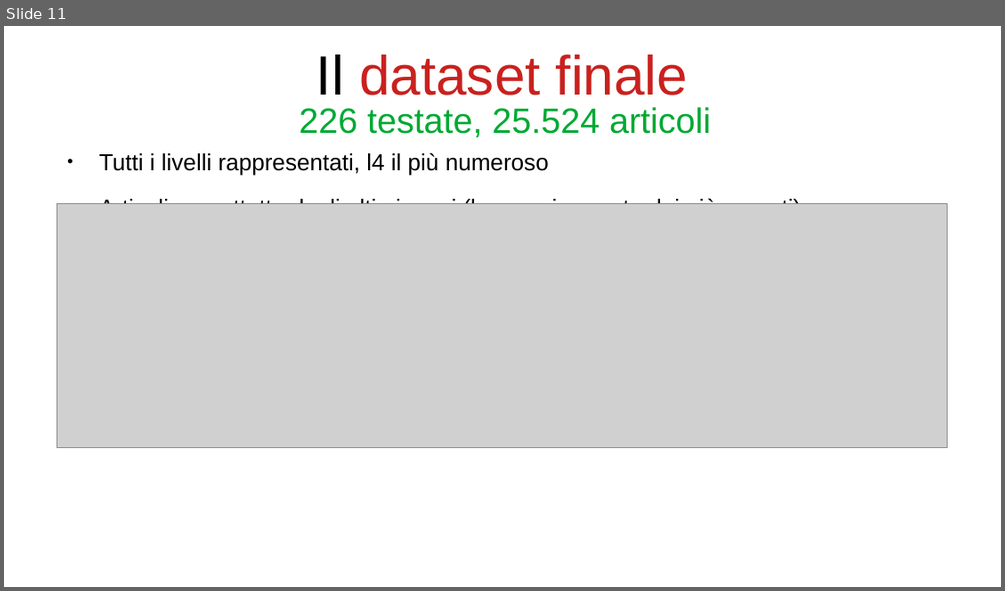
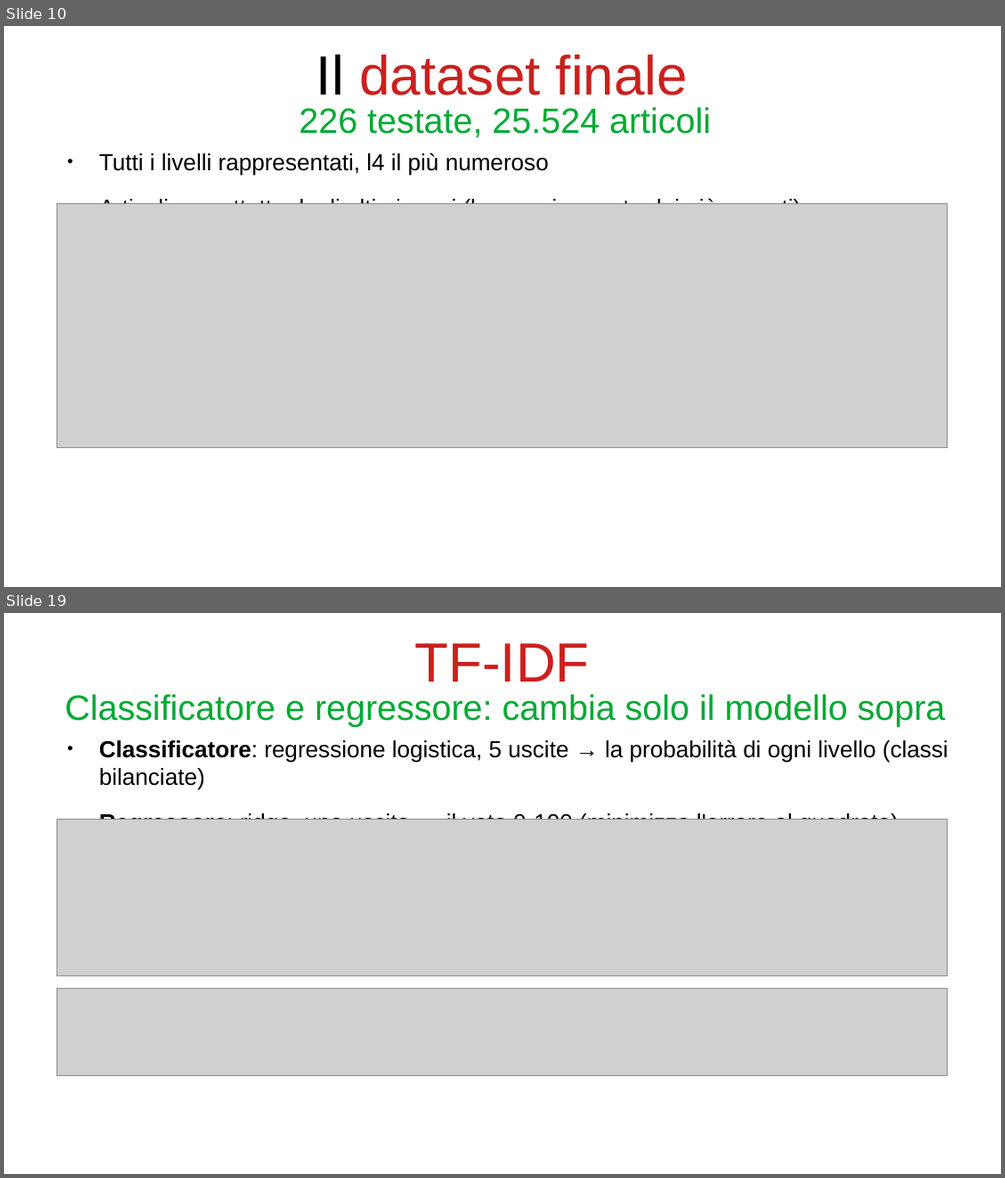
Before and after one commit to bianchi-john/PublisherClassification, a slide deck: Presentazioni/Stato finale/FinalState.odp. Shown one above the other, each under a label of ours: slide 11 before the commit, slides 10 and 19 after it; the slides between them are not shown. The pictures are 1005x591 and 1005x1178 pixels, drawn with LibreOffice and Linux fonts; fonts in the diff are those of the drawing; grey boxes stand for pictures. Boxes give left, top, right and bottom in pixels: in the first picture for what was removed or moved away, otherwise in the second. Text is boxed around its words. In the diff, an @@ line names an element or a change of style, - is before the commit and + after.

```diff
--- a/Presentazioni/Stato finale/FinalState.odp
+++ b/Presentazioni/Stato finale/FinalState.odp
@@ slide 19 added at (x1=4, y1=613, x2=1001, y2=1174), background #FFFFFF @@
@@ title added at (x1=415, y1=643, x2=590, y2=682), 44 pt, text #C9211E @@
+TF-IDF
@@ title added at (x1=65, y1=694, x2=946, y2=727), 28 pt, text #00A933 @@
+Classificatore e regressore: cambia solo il modello sopra
@@ text added at (x1=99, y1=739, x2=948, y2=819), 18.5 pt, text #000000 @@
+● Classificatore: regressione logistica, 5 uscite → la probabilità di ogni livello (classi bilanciate)
+● Regressore: ridge, una uscita → il voto 0-100 (minimizza l'errore al quadrato)
@@ picture added at (x1=57, y1=819, x2=947, y2=976) @@
@@ picture added at (x1=57, y1=989, x2=947, y2=1075) @@
@@ what was slide 11 is now slide 10 @@
```
Also in this commit, not shown: 5 slides changed, 36 other slides added, 7 slides removed, 38 other files.
